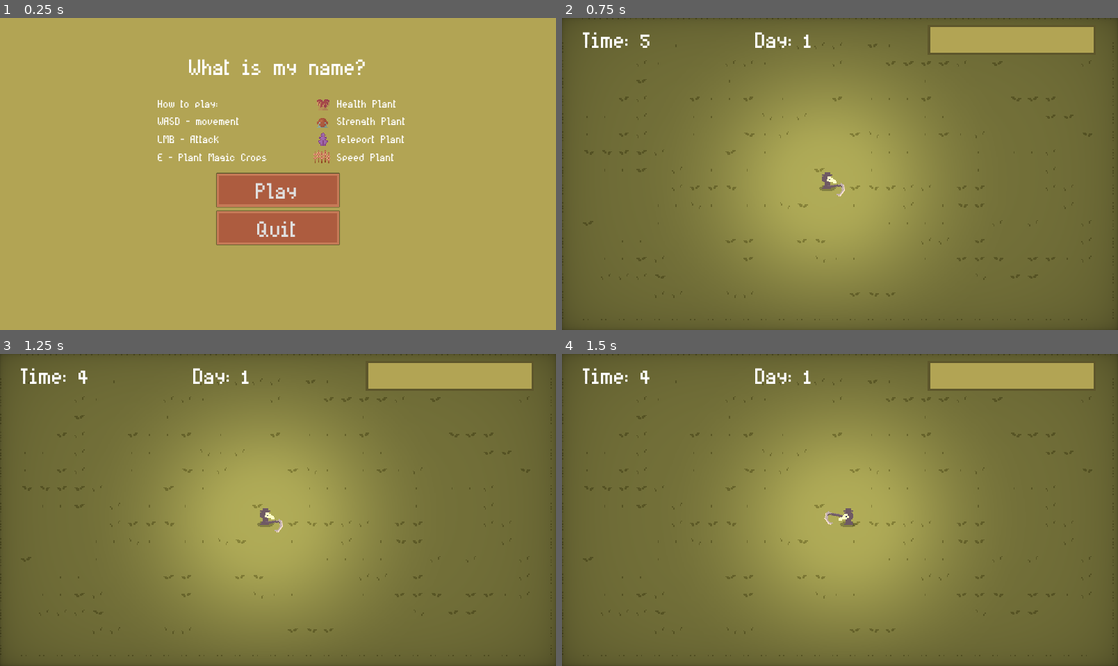
Above: before the commit, frames 1-4 (two rows, left to right).
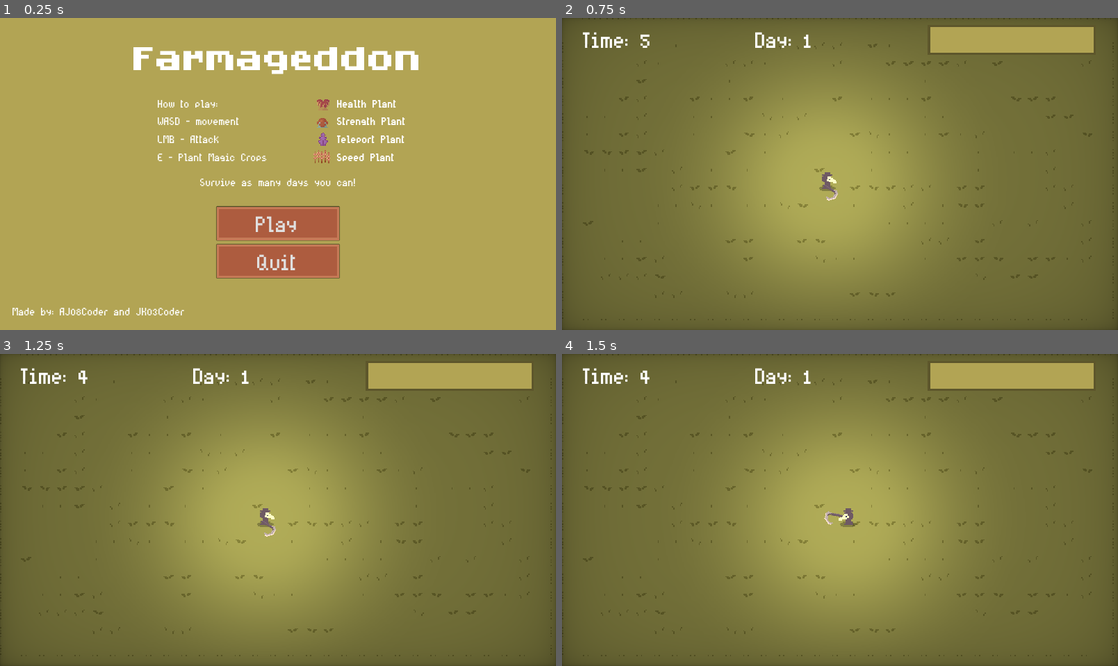
Above: after the commit, the same moments.

Repository: AJ08Coder/LudumDare52
Game: Godot game, scene res://UI/TitleScreen.tscn
The game is run twice, just before and just after one commit, with the same random seed, the same clock (stepped at 60 frames per second) and the same inputs.
Inputs (mouse positions are in pixels of both pictures, inside the frame that each line leads up to):
- Up to frame 1 (0.25 s): no input
- Up to frame 2 (0.75 s): click "Play" at 0.5 s
- Up to frame 3 (1.25 s): no input
- Up to frame 4 (1.5 s): move the mouse to (667, 375) at 1.27 s; press the mouse at (667, 375) at 1.28 s; hold D (move_right) from 1.28 s (still down)

The runs differ from the first frame. In frame 1, 9.0% of the frame differs, in the area x 2-76%, y 9-96%; in frame 2, less than 0.1%; in frame 3, less than 0.1%; in frame 4, nothing differs.

Commit message:
Change title screen

Diff:
--- /dev/null
+++ b/SoundManager.gd
@@ -0,0 +1,4 @@
+extends Node
+
+func play_sound(soundname):
+	get_node(soundname).play()
--- /dev/null
+++ b/SoundManager.tscn
@@ -0,0 +1,11 @@
+[gd_scene load_steps=3 format=2]
+
+[ext_resource path="res://Sounds/click.wav" type="AudioStream" id=1]
+[ext_resource path="res://SoundManager.gd" type="Script" id=2]
+
+[node name="SoundManager" type="Node"]
+script = ExtResource( 2 )
+
+[node name="Click" type="AudioStreamPlayer" parent="."]
+stream = ExtResource( 1 )
+volume_db = 3.0
--- a/UI/TitleScreen.gd
+++ b/UI/TitleScreen.gd
@@ -11,7 +11,9 @@
 
 func play():
 	get_tree().change_scene("res://Enviroment/World.tscn")
+	SoundManager.play_sound("Click")
 
 
 func quit():
 	get_tree().quit()
+	SoundManager.play_sound("Click")
--- a/UI/TitleScreen.tscn
+++ b/UI/TitleScreen.tscn
@@ -7,6 +7,11 @@
 [ext_resource path="res://UI/Fonts/SinsGold.ttf" type="DynamicFontData" id=5]
 [ext_resource path="res://UI/theme.tres" type="Theme" id=6]
 [ext_resource path="res://UI/TitleScreen.gd" type="Script" id=7]
+[ext_resource path="res://UI/Fonts/HopeGold.ttf" type="DynamicFontData" id=8]
+
+[sub_resource type="DynamicFont" id=2]
+size = 55
+font_data = ExtResource( 8 )
 
 [sub_resource type="DynamicFont" id=1]
 font_data = ExtResource( 5 )
@@ -30,11 +35,15 @@
 }
 
 [node name="GameName" type="Label" parent="."]
-margin_left = 170.0
-margin_top = 30.0
-margin_right = 330.0
-margin_bottom = 56.0
-text = "What is my name?"
+anchor_left = 0.5
+anchor_right = 0.5
+margin_left = -250.0
+margin_right = 250.0
+margin_bottom = 64.0
+custom_fonts/font = SubResource( 2 )
+text = "Farmageddon"
+align = 1
+valign = 1
 
 [node name="Howtoplay" type="Label" parent="."]
 margin_left = 142.0
@@ -58,18 +67,51 @@
 Teleport Plant
 Speed Plant"
 
+[node name="PlantTypes2" type="Label" parent="."]
+margin_left = 303.0
+margin_top = 70.0
+margin_right = 416.0
+margin_bottom = 131.0
+custom_fonts/font = SubResource( 1 )
+text = "Health Plant
+Strength Plant
+Teleport Plant
+Speed Plant"
+
+[node name="GoodLuck" type="Label" parent="."]
+anchor_left = 0.5
+anchor_top = 0.5
+anchor_right = 0.5
+anchor_bottom = 0.5
+margin_left = -70.5
+margin_top = 0.5
+margin_right = 70.5
+margin_bottom = 16.5
+custom_fonts/font = SubResource( 1 )
+text = "Survive as many days you can!"
+
+[node name="credits" type="Label" parent="."]
+anchor_top = 1.0
+anchor_bottom = 1.0
+margin_left = 11.0
+margin_top = -24.0
+margin_right = 152.0
+margin_bottom = -8.0
+custom_fonts/font = SubResource( 1 )
+text = "Made by: AJ08Coder and JK03Coder"
+
 [node name="Play" type="Button" parent="."]
 margin_left = 195.0
-margin_top = 140.0
+margin_top = 170.0
 margin_right = 305.0
-margin_bottom = 170.0
+margin_bottom = 200.0
 text = "Play"
 
 [node name="Quit" type="Button" parent="."]
 margin_left = 195.0
-margin_top = 174.0
+margin_top = 204.0
 margin_right = 305.0
-margin_bottom = 204.0
+margin_bottom = 234.0
 text = "Quit"
 
 [node name="TeleportPlant" type="Sprite" parent="."]
--- a/project.godot
+++ b/project.godot
@@ -33,6 +33,7 @@
 [autoload]
 
 Global="*res://Enviroment/Global.gd"
+SoundManager="*res://SoundManager.tscn"
 
 [display]
 
Not shown, added: Sounds/click.wav.import
Not shown, added: Sounds/swipe2.wav.import
Not shown: 1 places in UI/TitleScreen.tscn that only renumber resources
Not shown, added: Sounds/click.wav
Not shown, added: Sounds/swipe2.wav
